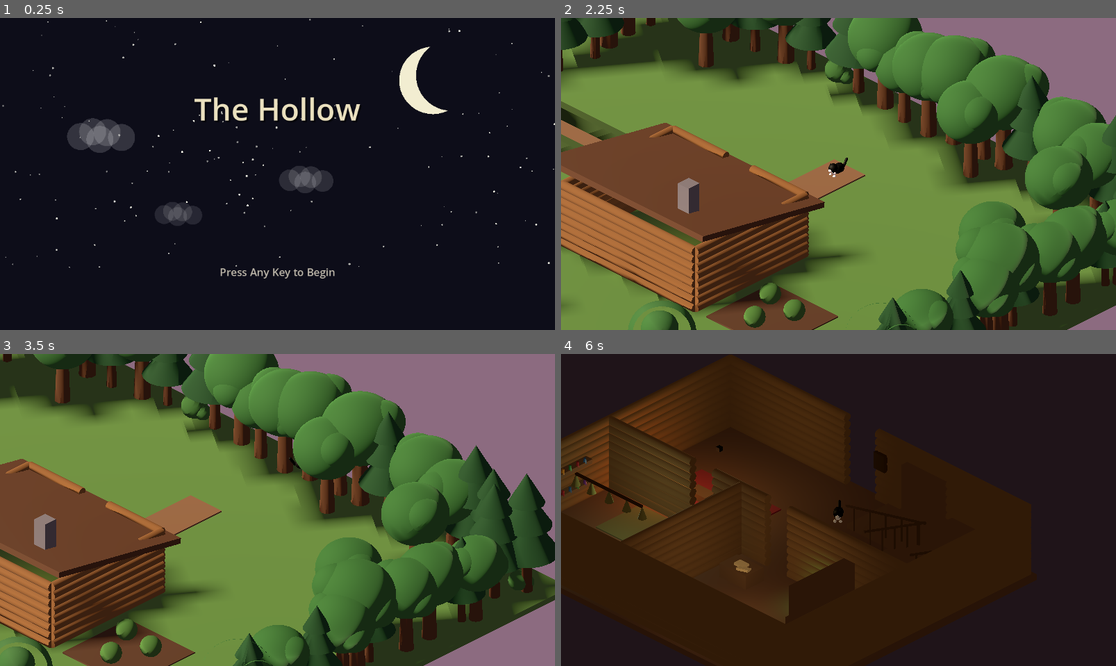
Above: before the commit, frames 1-4 (two rows, left to right).
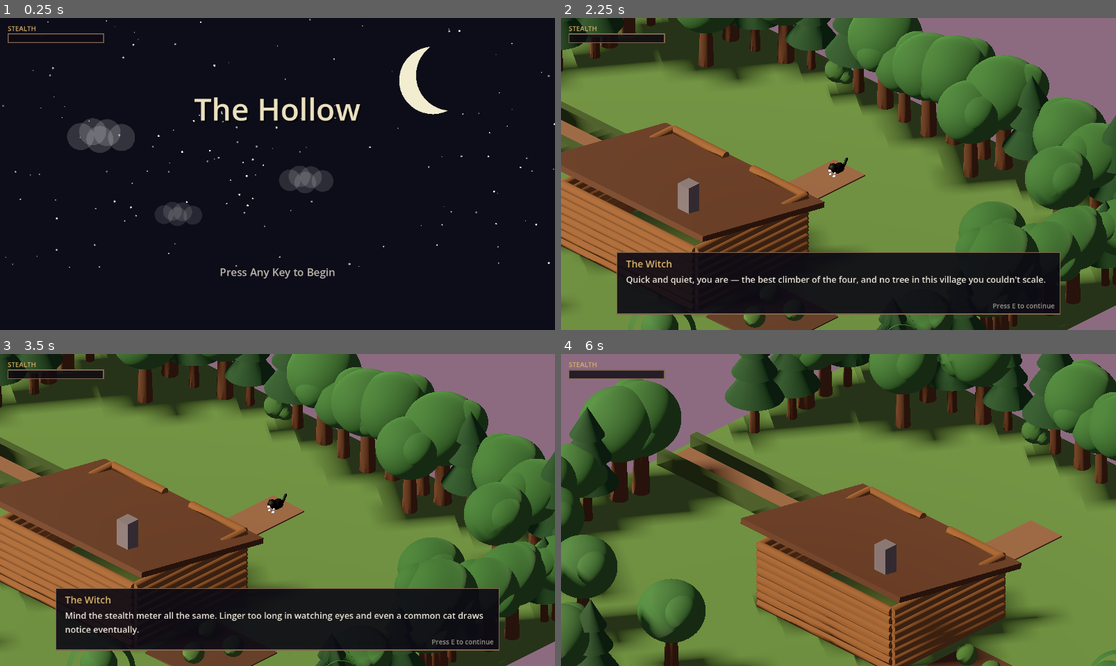
Above: after the commit, the same moments.

Repository: Mufgusnut/the-hollow
Game: Godot game, scene res://scenes/ui/TitleScreen.tscn
The game is run twice, just before and just after one commit, with the same random seed, the same clock (stepped at 60 frames per second) and the same inputs. Video files are missing from this copy of the repository; at most half a second of black plays in their place. Sound files missing from this copy of the repository are replaced by a short silence.
Inputs (mouse positions are in pixels of both pictures, inside the frame that each line leads up to):
- Up to frame 1 (0.25 s): no input
- Up to frame 2 (2.25 s): tap Enter at 0.5 s; move the mouse to (960, 158) at 0.52 s; hold D (move_right) 0.53-1.25 s; tap Space (jump) at 0.6, 0.77, 1.07 s; click (960, 158) at 0.67 s; drag from (727, 189) to (810, 236) at 1.27 s; click "Choose" at 2 s
- Up to frame 3 (3.5 s): tap E (interact) at 2.75 s; move the mouse to (333, 441) at 2.77 s; press the mouse at (333, 441) at 2.78 s; hold D (move_right) from 2.78 s (still down); tap Space (jump) at 3.05 s
- Up to frame 4 (6 s): release D (move_right) at 3.5 s; release the mouse at (894, 441) at 3.5 s; tap E (interact) at 3.5 s; drag from (810, 572) to (672, 463) at 3.52 s; move the mouse to (1005, 556) at 4.27 s; hold A (move_left) 4.28-5 s; tap 1 (spell_slot_1) at 4.35 s; tap Space (jump) at 4.52, 4.55, 4.82 s; drag from (672, 463) to (755, 432) at 5.02 s; move the mouse to (866, 510) at 5.77 s; hold S (move_down) from 5.78 s (still down); tap 3 (spell_slot_3) at 5.85 s; click (866, 510) at 5.92 s

The runs differ from the first frame. In frame 1, 0.2% of the frame differs, in the area x 1-19%, y 2-9%; in frame 2, 16%; in frame 3, 65%; in frame 4, 92%, in the area x 0-100%, y 0-100%.

Commit message:
Add stealth detection HUD and centralize the suspicion meter
Suspicion.gd now drives its own fill/decay each frame from patrol
villagers' notice-zone watcher counts instead of being called
piecemeal, so multiple watchers can't fight over the same value in a
frame. HUD.gd shows the live meter. Familiars each get a per-species
hiding spot and jump/notice tuning, plus a one-time tutorial from the
Witch the first time each is played.

Diff:
--- a/project.godot
+++ b/project.godot
@@ -25,3 +25,4 @@
 GameState="*res://scripts/systems/GameState.gd"
 DialogueManager="*res://scenes/ui/DialogueManager.tscn"
 GameOverManager="*res://scenes/ui/GameOverManager.tscn"
+HUD="*res://scenes/ui/HUD.tscn"
--- a/scenes/main/Village.tscn
+++ b/scenes/main/Village.tscn
@@ -10,6 +10,7 @@
 [ext_resource type="Script" path="res://scripts/props/StoneWallRing.gd" id="8_wallring"]
 [ext_resource type="PackedScene" path="res://scenes/npc/Mira.tscn" id="9_mira"]
 [ext_resource type="PackedScene" path="res://scenes/npc/PatrolVillager.tscn" id="10_patrol"]
+[ext_resource type="Script" path="res://scripts/npc/HidingSpot.gd" id="11_hiding"]
 
 [sub_resource type="Environment" id="Environment_1"]
 background_mode = 1
@@ -55,6 +56,16 @@
 
 [sub_resource type="BoxShape3D" id="BoxShape3D_door"]
 size = Vector3(2.0, 2.2, 1.6)
+
+[sub_resource type="BoxMesh" id="BoxMesh_villageGarden"]
+size = Vector3(3, 0.05, 3)
+
+[sub_resource type="StandardMaterial3D" id="Mat_VillageGarden"]
+albedo_color = Color(0.3, 0.22, 0.16, 1)
+roughness = 1.0
+
+[sub_resource type="SphereShape3D" id="SphereShape3D_RatHide"]
+radius = 1.4
 
 [node name="Village" type="Node3D"]
 script = ExtResource("3_levelroot")
@@ -161,6 +172,21 @@
 wall_style = 1
 roof_color = Color(0.3, 0.2, 0.12, 1)
 
+[node name="VillageGardenPatch" type="MeshInstance3D" parent="."]
+position = Vector3(3.5, 0.02, -6.5)
+mesh = SubResource("BoxMesh_villageGarden")
+surface_material_override/0 = SubResource("Mat_VillageGarden")
+
+[node name="VillageGardenHidingSpot" type="Area3D" parent="."]
+position = Vector3(3.5, 0.3, -6.5)
+collision_layer = 0
+collision_mask = 1
+script = ExtResource("11_hiding")
+allowed_familiars = Array[String](["Rat"])
+
+[node name="VillageGardenHidingShape" type="CollisionShape3D" parent="VillageGardenHidingSpot"]
+shape = SubResource("SphereShape3D_RatHide")
+
 [node name="StoneHouse" parent="." instance=ExtResource("5_building")]
 position = Vector3(10, 0, -8)
 rotation_degrees = Vector3(0, 180, 0)
--- a/scenes/props/Tree.tscn
+++ b/scenes/props/Tree.tscn
@@ -58,7 +58,7 @@
 collision_layer = 0
 collision_mask = 1
 script = ExtResource("1_hiding")
-allowed_familiar = "Crow"
+allowed_familiars = Array[String](["Crow", "Cat"])
 
 [node name="HidingShape" type="CollisionShape3D" parent="HidingSpot"]
 position = Vector3(0, 0.9, 0)
--- a/scenes/props/Well.tscn
+++ b/scenes/props/Well.tscn
@@ -48,7 +48,7 @@
 collision_layer = 0
 collision_mask = 1
 script = ExtResource("1_hiding")
-allowed_familiar = "Snake"
+allowed_familiars = Array[String](["Snake"])
 
 [node name="HidingShape" type="CollisionShape3D" parent="HidingSpot"]
 position = Vector3(0, 0.4, 0)
--- /dev/null
+++ b/scenes/ui/HUD.tscn
@@ -0,0 +1,31 @@
+[gd_scene load_steps=3 format=3]
+
+[ext_resource type="Script" path="res://scripts/ui/HUD.gd" id="1_hud"]
+
+[sub_resource type="StyleBoxFlat" id="StyleBoxFlat_Bg"]
+bg_color = Color(0.05, 0.04, 0.08, 0.8)
+border_width_left = 2
+border_width_top = 2
+border_width_right = 2
+border_width_bottom = 2
+border_color = Color(0.5, 0.4, 0.3, 1)
+
+[node name="HUD" type="CanvasLayer"]
+script = ExtResource("1_hud")
+
+[node name="StealthLabel" type="Label" parent="."]
+offset_left = 16.0
+offset_top = 12.0
+offset_right = 216.0
+offset_bottom = 32.0
+theme_override_font_sizes/font_size = 14
+theme_override_colors/font_color = Color(0.85, 0.7, 0.4, 1)
+text = "STEALTH"
+
+[node name="StealthMeter" type="ProgressBar" parent="."]
+offset_left = 16.0
+offset_top = 32.0
+offset_right = 216.0
+offset_bottom = 52.0
+theme_override_styles/background = SubResource("StyleBoxFlat_Bg")
+show_percentage = false
--- a/scripts/familiars/Cat.gd
+++ b/scripts/familiars/Cat.gd
@@ -1,14 +1,17 @@
 extends FamiliarController
 class_name Cat
-## The Cat familiar: fast and quiet. Cats are common enough that ambient
-## suspicion runs low, but once townsfolk connect *this* specific cat to
-## the witch, suspicion spikes harder than it does for the other
-## familiars (see GDD.md "Familiar Bias").
+## The Cat familiar: fast, quiet, and the best jumper of the four —
+## can climb any tree (see HidingSpot.gd) as well as hide in one.
+## Second-stealthiest at range behind Rat (suspicion_when_exposed is
+## the PatrolVillager.gd notice-meter fill-rate multiplier — lower
+## fills slower). A cat caught in the open usually just gets petted;
+## see PatrolVillager.gd's TouchZone handling for the exception when
+## it's actually carrying something it shouldn't.
 
 func _ready() -> void:
 	super._ready()
 	move_speed = 5.0
 	acceleration = 16.0
-	jump_velocity = 5.5
+	jump_velocity = 6.5
 	suspicion_baseline = 0.2
-	suspicion_when_exposed = 0.9
+	suspicion_when_exposed = 0.5
--- a/scripts/familiars/Crow.gd
+++ b/scripts/familiars/Crow.gd
@@ -1,15 +1,18 @@
 extends FamiliarController
 class_name Crow
 ## The Crow familiar: takes to the air over ground obstacles, but reads
-## as an omen of death to superstitious townsfolk — high ambient
-## suspicion (see GDD.md "Familiar Bias"). Real flight (sustained,
-## player-controlled) isn't built yet; for now a much higher jump
-## stands in for "can get over things others can't."
+## as an omen of death to superstitious townsfolk and is loud on
+## approach — the least stealthy of the four (highest
+## suspicion_when_exposed, the PatrolVillager.gd notice-meter fill-rate
+## multiplier). Real sustained flight isn't built; a modest single jump
+## plus a real second jump in midair (max_air_jumps) stands in for
+## "can basically get onto anything."
 
 func _ready() -> void:
 	super._ready()
 	move_speed = 4.5
 	acceleration = 14.0
-	jump_velocity = 7.5
+	jump_velocity = 4.5
+	max_air_jumps = 1
 	suspicion_baseline = 0.5
-	suspicion_when_exposed = 0.6
+	suspicion_when_exposed = 1.0
--- a/scripts/familiars/FamiliarController.gd
+++ b/scripts/familiars/FamiliarController.gd
@@ -13,6 +13,11 @@
 @export var rotation_speed: float = 10.0
 @export var arrive_distance: float = 0.15
 @export var jump_velocity: float = 4.5
+## Extra jumps allowed while airborne, beyond the initial ground jump —
+## 0 for every species except Crow, who gets a real second jump in the
+## air (a stand-in for flight: reads as a short flap/hop-glide without
+## building a full flight controller).
+@export var max_air_jumps: int = 0
 
 ## Ambient/exposed suspicion stats feeding the future suspicion system
 ## described in GDD.md "Familiar Bias" — not wired to gameplay yet.
@@ -35,6 +40,7 @@
 
 var _move_target: Vector3
 var _has_move_target: bool = false
+var _air_jumps_used: int = 0
 var _gravity: float = ProjectSettings.get_setting("physics/3d/default_gravity", 9.8)
 var _last_safe_position: Vector3
 var _is_recovering: bool = false
@@ -69,10 +75,14 @@
 		_apply_friction(delta)
 
 	if is_on_floor():
+		_air_jumps_used = 0
 		if not input_locked and Input.is_action_just_pressed("jump"):
 			velocity.y = jump_velocity
 	else:
 		velocity.y -= _gravity * delta
+		if not input_locked and _air_jumps_used < max_air_jumps and Input.is_action_just_pressed("jump"):
+			velocity.y = jump_velocity
+			_air_jumps_used += 1
 
 	move_and_slide()
 
--- a/scripts/familiars/Rat.gd
+++ b/scripts/familiars/Rat.gd
@@ -1,14 +1,17 @@
 extends FamiliarController
 class_name Rat
 ## The Rat familiar: smallest and quickest, mostly beneath notice —
-## townsfolk barely register vermin, so ambient suspicion runs low.
-## Getting spotted up close draws a reflexive swat, not an alarm
-## (see GDD.md "Familiar Bias").
+## the stealthiest of the four (lowest suspicion_when_exposed, the
+## PatrolVillager.gd notice-meter fill-rate multiplier). Only a small
+## hop of a jump, but can burrow into soft garden ground to disappear
+## entirely (see HidingSpot.gd). Getting touched, though, draws an
+## outsized "kill it" reflex rather than a calm swat — see
+## PatrolVillager.gd's TouchZone handling.
 
 func _ready() -> void:
 	super._ready()
 	move_speed = 6.0
 	acceleration = 20.0
-	jump_velocity = 4.0
+	jump_velocity = 3.0
 	suspicion_baseline = 0.1
-	suspicion_when_exposed = 0.5
+	suspicion_when_exposed = 0.3
--- a/scripts/familiars/Snake.gd
+++ b/scripts/familiars/Snake.gd
@@ -1,9 +1,11 @@
 extends FamiliarController
 class_name Snake
-## The Snake familiar: slips through gaps nothing else can, but a
-## snake in the house triggers near-universal panic — the steepest
-## suspicion curve of any familiar (see GDD.md "Familiar Bias"). Can't
-## jump; it slithers, it doesn't leap.
+## The Snake familiar: slips through the tightest gaps of any familiar
+## (see HidingSpot.gd, the well), but a snake underfoot triggers the
+## most severe reaction of any species — see PatrolVillager.gd's
+## TouchZone handling. Second-lowest stealth at range, ahead of only
+## Crow (suspicion_when_exposed is the notice-meter fill-rate
+## multiplier). Can't jump at all; it slithers, it doesn't leap.
 
 func _ready() -> void:
 	super._ready()
@@ -11,4 +13,4 @@
 	acceleration = 10.0
 	jump_velocity = 0.0
 	suspicion_baseline = 0.6
-	suspicion_when_exposed = 0.95
+	suspicion_when_exposed = 0.75
--- a/scripts/main/CottageHome.gd
+++ b/scripts/main/CottageHome.gd
@@ -13,6 +13,10 @@
 ##    retreat into the forest with no control, then get control back
 ##    once they're gone. Runs once — advancing to "witch_dead" is what
 ##    prevents it firing again on a later visit.
+## 3. Arriving at the true beginning (quest_stage == "none") plays a
+##    one-time tutorial for whichever familiar was picked at
+##    CharacterSelect, voiced as the Witch (she's alive and present at
+##    this point in the story) — see GameState.tutorials_seen.
 
 const WITCH_HUNTER_SCENE := preload("res://scenes/props/WitchHunter.tscn")
 
@@ -33,6 +37,8 @@
 
 	if GameState.quest_stage == "raid_aftermath":
 		_play_hunters_leaving()
+	elif GameState.quest_stage == "none":
+		_maybe_play_tutorial()
 
 func _play_hunters_leaving() -> void:
 	var familiar := get_node_or_null(familiar_path) as FamiliarController
@@ -53,3 +59,46 @@
 	if familiar:
 		familiar.input_locked = false
 	GameState.quest_stage = "witch_dead"
+
+func _maybe_play_tutorial() -> void:
+	var species: String = GameState.selected_familiar
+	if GameState.tutorials_seen.get(species, false):
+		return
+	var lines := _tutorial_lines_for(species)
+	if lines.is_empty():
+		return
+	GameState.tutorials_seen[species] = true
+	DialogueManager.start_dialogue("The Witch", lines)
+
+## One-time briefing per familiar: where it sits in the stealth ranking
+## (see Suspicion.gd/PatrolVillager.gd), its jump/movement quirk, its
+## unique hide-trick (see HidingSpot.gd), and its touch-reaction nuance.
+func _tutorial_lines_for(species: String) -> Array[String]:
+	match species:
+		"Cat":
+			return [
+				"Quick and quiet, you are — the best climber of the four, and no tree in this village you couldn't scale.",
+				"Should someone catch sight of you out in the open, don't fret. A cat underfoot is nothing strange to them — they'll only think twice if you're carrying something you shouldn't.",
+				"Mind the stealth meter all the same. Linger too long in watching eyes and even a common cat draws notice eventually.",
+				"And you jump higher than any of your kin. Use it.",
+			]
+		"Crow":
+			return [
+				"Loudest of the four, little one — wings and caws carry further than any footstep. Folk will mark you quicker than the others, so mind how fast that stealth meter climbs.",
+				"But nothing is truly out of your reach. Hop once, then again in the air, and you'll land where paws and scales never could.",
+			]
+		"Rat":
+			return [
+				"Smallest and quietest of the four — hardly a soul looks twice at vermin, and the stealth meter barely stirs on your account.",
+				"But should a hand actually close on you, the fright of it turns heads far and wide. Don't count on the gentle mercy your feline kin gets.",
+				"Dig into soft, turned earth and you'll vanish from sight entirely — a garden patch will hide you as well as any burrow.",
+				"Only the smallest hop in you, but you'll rarely need more.",
+			]
+		"Snake":
+			return [
+				"Of the four, you unsettle folk worst of all — a snake underfoot sends them reeling, and word travels fast. Your stealth is thin, better only than the crow's.",
+				"Yet no gap is too narrow for you. The old well down in the square will hide you deeper than any tree could.",
+				"You've no legs for jumping — you slither, not leap. Find your way around, not over.",
+			]
+		_:
+			return []
--- a/scripts/npc/HidingSpot.gd
+++ b/scripts/npc/HidingSpot.gd
@@ -1,20 +1,22 @@
 extends Area3D
 class_name HidingSpot
-## A tree/well/crack the right familiar species can duck into to
-## become unnoticeable to patrolling villagers (see PatrolVillager.gd
-## and GameState.is_hidden). Which species qualifies is set per
-## instance — trees are Crow-only, the well is Snake-only.
+## A tree/well/soft patch/crack the right familiar species can duck
+## into to become unnoticeable to patrolling villagers (see
+## PatrolVillager.gd and GameState.is_hidden). Which species qualify is
+## set per instance — trees are Crow (perches in the foliage) and Cat
+## (climbs up), the well is Snake-only (squeezes into the tight dark
+## space), soft garden patches are Rat-only (burrows in).
 
-@export var allowed_familiar: String = "Crow"
+@export var allowed_familiars: Array[String] = ["Crow"]
 
 func _ready() -> void:
 	body_entered.connect(_on_entered)
 	body_exited.connect(_on_exited)
 
 func _on_entered(body: Node3D) -> void:
-	if body is FamiliarController and GameState.selected_familiar == allowed_familiar:
+	if body is FamiliarController and GameState.selected_familiar in allowed_familiars:
 		GameState.is_hidden = true
 
 func _on_exited(body: Node3D) -> void:
-	if body is FamiliarController and GameState.selected_familiar == allowed_familiar:
+	if body is FamiliarController and GameState.selected_familiar in allowed_familiars:
 		GameState.is_hidden = false
--- a/scripts/npc/PatrolVillager.gd
+++ b/scripts/npc/PatrolVillager.gd
@@ -4,14 +4,19 @@
 ## village square — no fixed back-and-forth line, so there's no route
 ## to memorize during the stealth errand. Occasionally pauses to look
 ## around, and sometimes stops to "chat" when it happens to end up
-## near another villager. Catching the familiar ends the potion errand
-## (see GameOverManager.gd) two different ways:
-##  - NoticeZone (wide) fires for species that read as conspicuous at
-##    range — Crow, Snake — unless the familiar is currently hidden in
-##    a tree/well (GameState.is_hidden, set by HidingSpot.gd).
-##  - TouchZone (tight, right at body contact) always fires, for every
-##    species — Cat and Rat blend in from a distance but a villager
-##    literally bumping into them still notices.
+## near another villager. Ends the potion errand (see
+## GameOverManager.gd) two different ways:
+##  - NoticeZone (wide) doesn't catch on its own anymore — entering it
+##    increments Suspicion.watcher_count, and Suspicion.gd's own
+##    _process() gradually fills the shared HUD meter (rate scaled by
+##    the active familiar's suspicion_when_exposed) while any zone is
+##    watching a non-hidden familiar, ending the errand only once that
+##    meter reaches Suspicion.CEILING. GameState.is_hidden (tree/well/
+##    garden HidingSpot.gd) pauses the fill entirely.
+##  - TouchZone (tight, right at body contact) is a bigger deal than
+##    at-range notice and still catches instantly for every species —
+##    except Cat, who's usually just mistaken for a stray and petted,
+##    *unless* it's actually carrying the quest item right now.
 ## Outside the errand this is inert: trigger_game_over() no-ops unless
 ## GameState.quest_stage == "potion_assigned".
 
@@ -36,10 +41,6 @@
 @export var chat_max_sec: float = 4.0
 @export var chat_trigger_radius: float = 3.5
 @export var chat_chance: float = 0.5
-## Species this villager never notices from a distance — only a direct
-## touch (TouchZone) catches them. Matches Cat/Rat's low suspicion
-## baseline from the GDD.
-@export var stealthy_species: Array[String] = ["Cat", "Rat"]
 
 enum State { WANDER, PAUSE, CHAT }
 
@@ -57,6 +58,7 @@
 
 func _ready() -> void:
 	_notice_zone.body_entered.connect(_on_notice_entered)
+	_notice_zone.body_exited.connect(_on_notice_exited)
 	_touch_zone.body_entered.connect(_on_touch_entered)
 
 	_home = Vector3(point_a.x, global_position.y, (point_a.z + point_b.z) / 2.0)
@@ -136,15 +138,26 @@
 	_state = State.WANDER
 
 func _on_notice_entered(body: Node3D) -> void:
-	if not (body is FamiliarController) or GameState.is_hidden:
+	if body is FamiliarController:
+		Suspicion.watcher_count += 1
+
+func _on_notice_exited(body: Node3D) -> void:
+	if body is FamiliarController:
+		Suspicion.watcher_count = max(0, Suspicion.watcher_count - 1)
+
+func _on_touch_entered(body: Node3D) -> void:
+	if not (body is FamiliarController):
 		return
-	if GameState.selected_familiar in stealthy_species:
+	if GameState.selected_familiar == "Cat" and GameState.quest_stage != "potion_assigned":
+		_pet_the_cat()
 		return
 	_catch()
 
-func _on_touch_entered(body: Node3D) -> void:
-	if body is FamiliarController:
-		_catch()
+## Most folk see a stray cat, not a witch's familiar — unless it's
+## actually carrying something incriminating (see the touch-handling
+## comment up top), getting spotted up close is harmless.
+func _pet_the_cat() -> void:
+	DialogueManager.start_dialogue("Villager", ["Aw, hello there, puss."])
 
 func _catch() -> void:
 	if _caught:
--- a/scripts/systems/GameState.gd
+++ b/scripts/systems/GameState.gd
@@ -24,9 +24,14 @@
 ## exactly one questline right now.
 var quest_stage: String = "none"
 ## True while the active familiar is standing in a HidingSpot (a tree
-## for Crow, the well for Snake) — PatrolVillager.gd's wide notice
-## radius ignores the familiar while this is set.
+## for Crow/Cat, the well for Snake, a soft garden patch for Rat) —
+## pauses the Suspicion.gd stealth meter's fill entirely while set.
 var is_hidden: bool = false
+
+## Keyed by familiar species name — true once that species' one-time
+## tutorial (see CottageHome.gd) has played, so picking the same
+## familiar again on a later visit doesn't repeat it.
+var tutorials_seen: Dictionary = {}
 
 ## Zone-transition cooldown: LevelRoot.gd stamps this the instant a new
 ## scene finishes loading; SceneDoor.gd refuses to fire again until it
--- a/scripts/systems/LevelRoot.gd
+++ b/scripts/systems/LevelRoot.gd
@@ -60,6 +60,13 @@
 	if familiar == null:
 		return
 
+	## Every level load, not just Village's: a stale watcher_count left
+	## over from a notice zone the player was standing in when a
+	## SceneDoor fired would otherwise silently keep filling the meter
+	## in a scene with no patrols to ever clear it.
+	Suspicion.active_familiar = familiar
+	Suspicion.reset()
+
 	if GameState.pending_spawn_marker != &"":
 		var marker := find_child(String(GameState.pending_spawn_marker), true, false) as Node3D
 		if marker:
--- a/scripts/systems/Suspicion.gd
+++ b/scripts/systems/Suspicion.gd
@@ -1,12 +1,48 @@
 extends Node
-## Minimal regional suspicion meter — proves out the mechanic described in
-## GDD.md "Suspicion / Reputation System" with a single shared value before
-## it's tracked per-region and wired to every NPC. Villager.gd is the only
-## caller for now.
+## The village stealth errand's detection meter — climbs while any
+## PatrolVillager.gd NoticeZone is watching the active (non-hidden)
+## familiar, decays back down once clear, and ends the errand at
+## CEILING. Shown live on HUD.gd. (Villager.gd, an unused Main.tscn
+## demo NPC, also calls notice()/decay() directly but isn't reachable
+## in real play — this autoload's own _process() below is what drives
+## the real game.)
+##
+## Centralized here rather than each PatrolVillager independently
+## calling notice()/decay() every frame: with three patrol villagers
+## sharing one global meter, one villager's "not watching, decay" call
+## would fight another's "watching, fill" call in the same frame.
+## Instead each NoticeZone just increments/decrements watcher_count on
+## enter/exit, and _process() below makes the one fill-or-decay
+## decision per frame based on whether *any* villager is currently
+## watching.
 
 signal changed(value: float)
 
+## Reaching this means "fully detected" — shared by every
+## PatrolVillager.gd instance and HUD.gd's max_value so they all agree
+## on the same number.
+const CEILING: float = 100.0
+const BASE_FILL_RATE: float = 25.0
+const DECAY_RATE: float = 20.0
+
 var current: float = 0.0
+## How many NoticeZones currently have the active familiar in range.
+## Zero or more — with three patrol villagers, more than one can be
+## watching at once.
+var watcher_count: int = 0
+## Set by LevelRoot.gd once per level load, once it's resolved which
+## familiar scene actually belongs at the placeholder — read here for
+## that familiar's suspicion_when_exposed fill-rate multiplier.
+var active_familiar: FamiliarController = null
+
+func _process(delta: float) -> void:
+	if watcher_count > 0 and active_familiar and not GameState.is_hidden:
+		var multiplier := active_familiar.suspicion_when_exposed
+		notice(BASE_FILL_RATE * multiplier, CEILING, delta)
+		if current >= CEILING:
+			GameOverManager.trigger_game_over()
+	else:
+		decay(DECAY_RATE, 0.0, delta)
 
 func notice(rate: float, ceiling: float, delta: float) -> void:
 	current = min(ceiling, current + rate * delta)
@@ -15,3 +51,12 @@
 func decay(rate: float, floor_value: float, delta: float) -> void:
 	current = max(floor_value, current - rate * delta)
 	changed.emit(current)
+
+## Called by LevelRoot.gd on every level load — without this, a meter
+## partway full (or a watcher_count left over from a notice zone the
+## player was standing in when a SceneDoor fired) would bleed into a
+## scene that has nothing to do with the stealth errand.
+func reset() -> void:
+	current = 0.0
+	watcher_count = 0
+	changed.emit(current)
--- /dev/null
+++ b/scripts/ui/HUD.gd
@@ -0,0 +1,27 @@
+extends CanvasLayer
+## Always-on stealth meter for the village errand (autoload, same
+## CanvasLayer pattern as DialogueManager/GameOverManager). Listens to
+## Suspicion.gd's `changed` signal — see PatrolVillager.gd/Suspicion.gd
+## for how the meter actually fills (a NoticeZone watching the active,
+## non-hidden familiar) and decays (clear of every notice zone). Sits
+## quietly at zero outside the stealth errand; harmless to leave
+## visible everywhere rather than showing/hiding it per-scene.
+
+@onready var _bar: ProgressBar = $StealthMeter
+var _fill_style: StyleBoxFlat
+
+func _ready() -> void:
+	_bar.max_value = Suspicion.CEILING
+	_bar.value = Suspicion.current
+	_fill_style = _bar.get_theme_stylebox("fill").duplicate()
+	_bar.add_theme_stylebox_override("fill", _fill_style)
+	_update_fill_color(Suspicion.current)
+	Suspicion.changed.connect(_on_suspicion_changed)
+
+func _on_suspicion_changed(value: float) -> void:
+	_bar.value = value
+	_update_fill_color(value)
+
+func _update_fill_color(value: float) -> void:
+	var ratio := clampf(value / Suspicion.CEILING, 0.0, 1.0)
+	_fill_style.bg_color = Color(0.25, 0.75, 0.3).lerp(Color(0.85, 0.15, 0.15), ratio)
Not shown: 1 places in scenes/main/Village.tscn that only renumber resources
Not shown, added: scripts/ui/HUD.gd.uid
Not shown, added: assets/video/Witches Fate Subtitled.mp4
